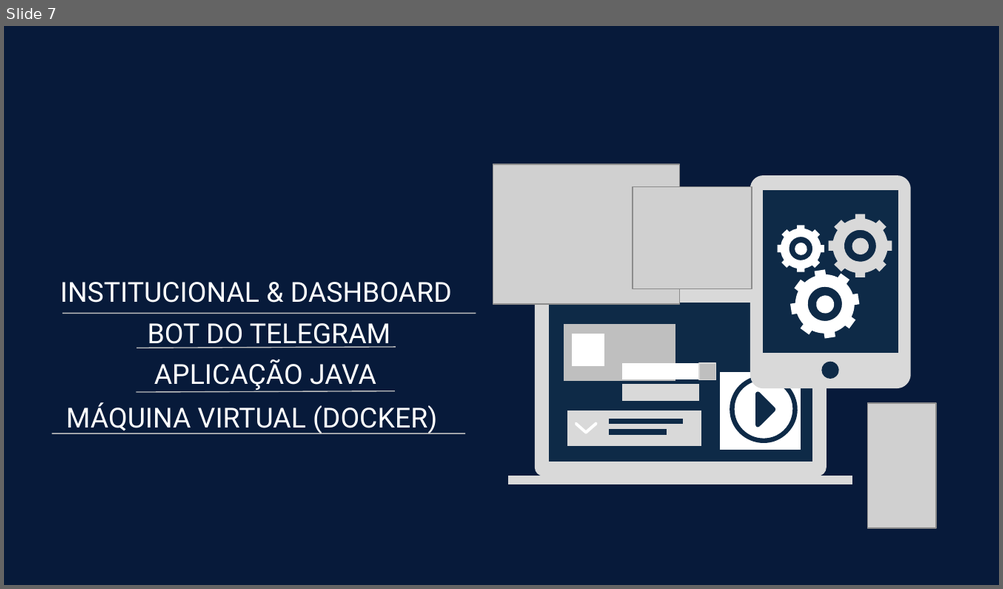
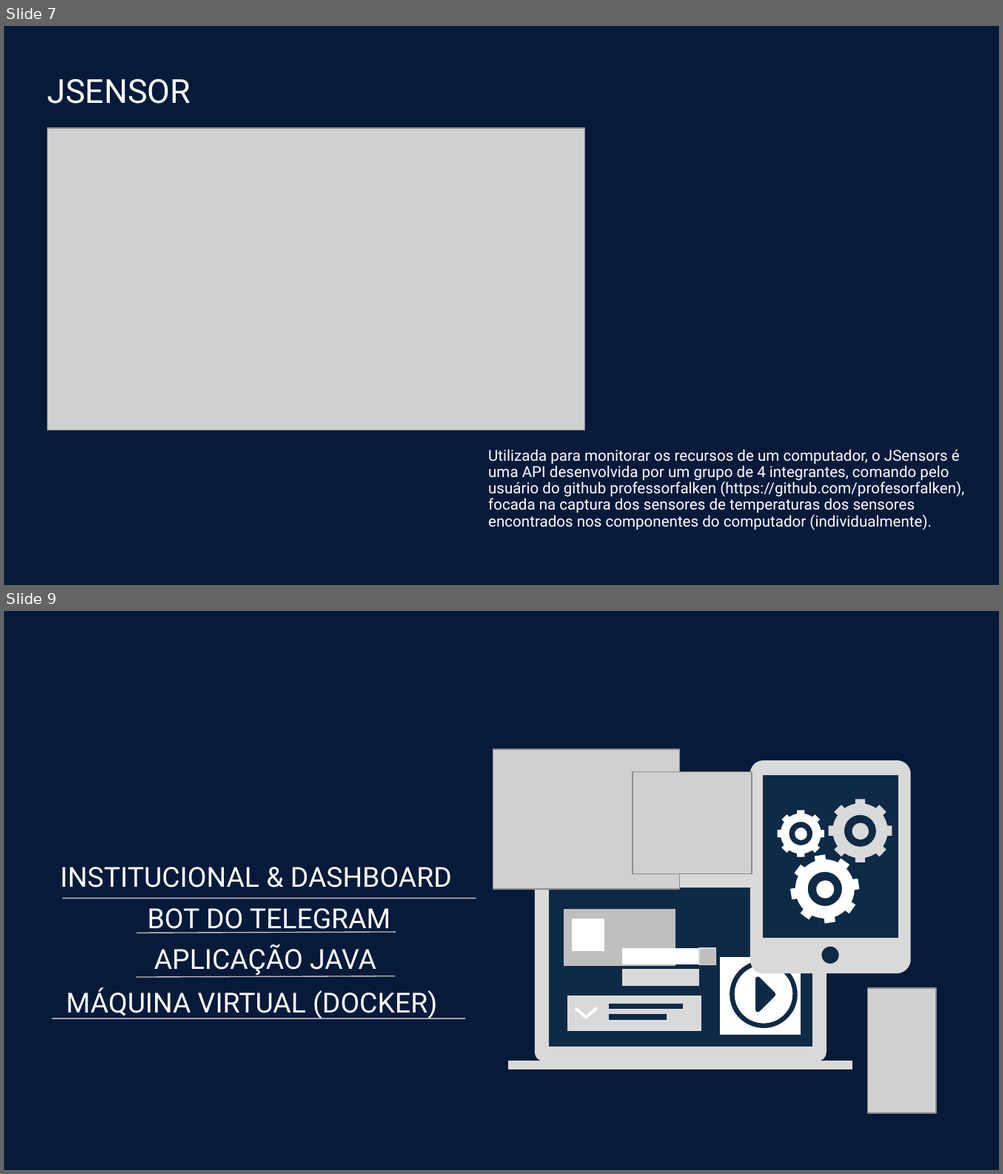
Before and after one commit to BandTec/Pantec, a slide deck: Documentação/Apresentação/Sprint03.pptx. Shown one above the other, each under a label of ours: slide 7 before the commit, slides 7 and 9 after it; the slides between them are not shown. The pictures are 1003x589 and 1003x1174 pixels, drawn with LibreOffice and Linux fonts; fonts in the diff are those of the drawing; grey boxes stand for pictures. Boxes give left, top, right and bottom in pixels: in the first picture for what was removed or moved away, otherwise in the second. Text is boxed around its words. In the diff, an @@ line names an element or a change of style, - is before the commit and + after.

```diff
--- a/Documentação/Apresentação/Sprint03.pptx
+++ b/Documentação/Apresentação/Sprint03.pptx
@@ slide 7 added at <box>4,26,999,585</box>, background #071A3A @@
@@ title added at <box>47,79,190,104</box>, 24 pt, text #FFFFFF @@
+JSENSOR
@@ picture added at <box>47,128,585,431</box> @@
@@ text added at <box>488,449,964,531</box>, 11 pt, text #FFFFFF @@
+Utilizada para monitorar os recursos de um computador, o JSensors é uma API desenvolvida por um grupo de 4 integrantes, comando pelo usuário do github professorfalken (https://github.com/profesorfalken), focada na captura dos sensores de temperaturas dos sensores encontrados nos componentes do computador (individualmente).
@@ what was slide 7 is now slide 9 @@
```
Also in this commit, not shown: 16 slides changed, 1 other slide added.
